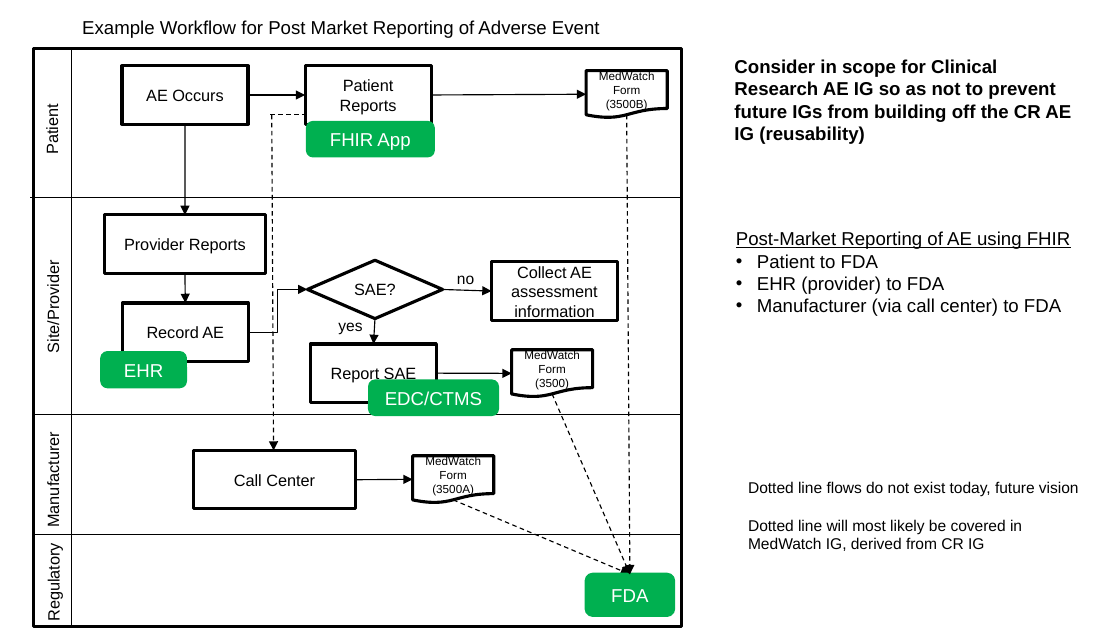
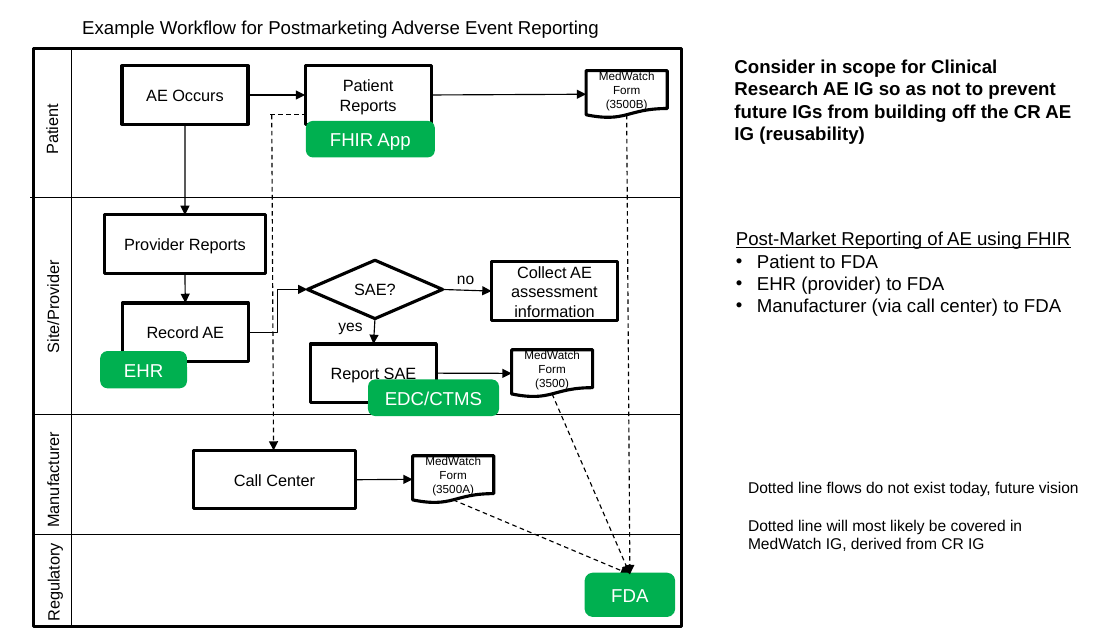
Before and after one commit to HL7/fhir-ae-research-backport-ig, a slide deck: slide 2 of input/images-source/AE CR example workflows_v2.pptx. Drawn at 1120x630 pixels with LibreOffice and Linux fonts; fonts in the diff are those of the drawing. Boxes give left, top, right and bottom in pixels: in the first picture for what was removed or moved away, otherwise in the second. Text is boxed around its words. In the diff, an @@ line names an element or a change of style, - is before the commit and + after.

```diff
--- a/input/images-source/AE CR example workflows_v2.pptx
+++ b/input/images-source/AE CR example workflows_v2.pptx
@@ text at [82,20,599,38]: text changed @@
-Example Workflow for Post Market Reporting of Adverse Event
+Example Workflow for Postmarketing Adverse Event Reporting
```
Also in this commit, not shown: 7 other files.
